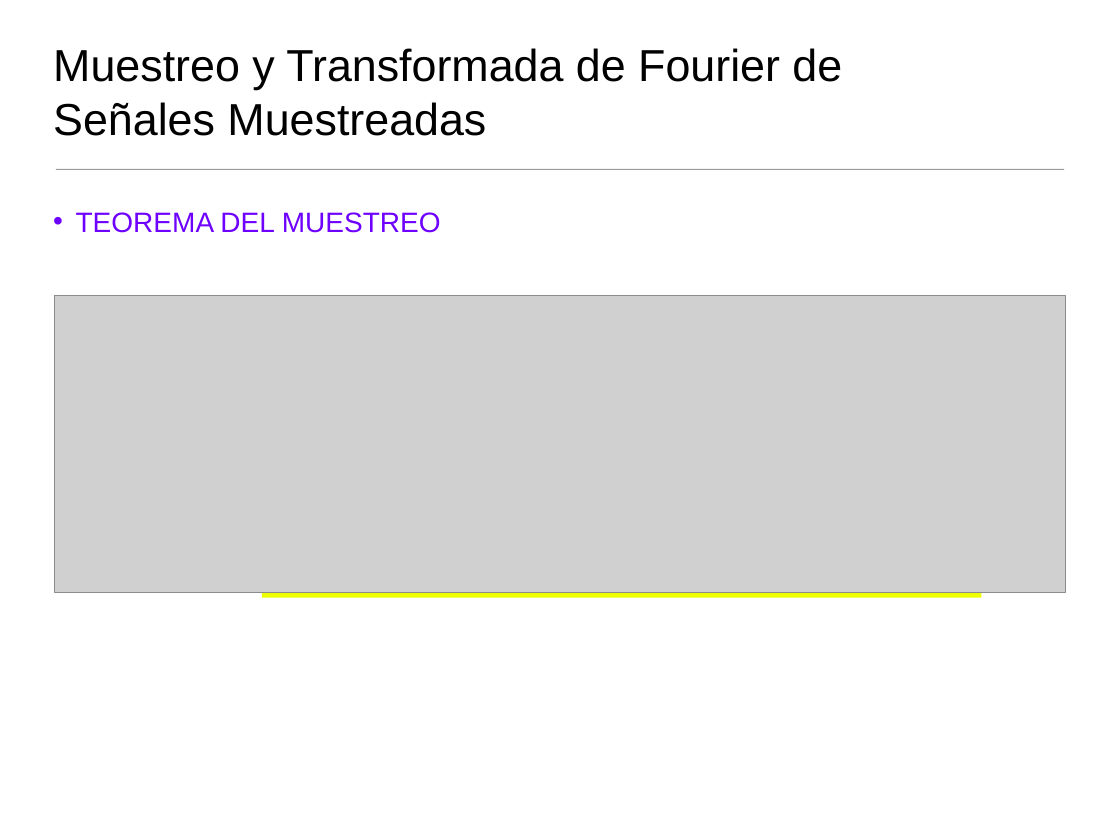
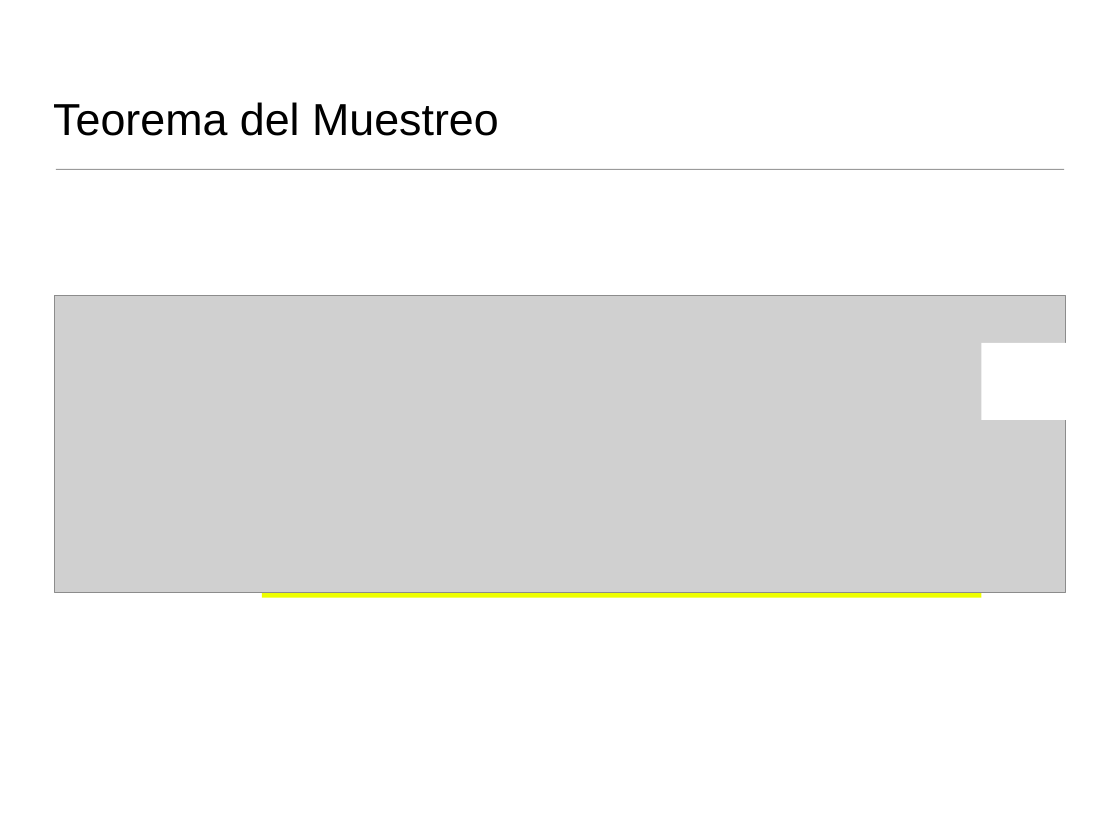
Before and after one commit to domingomery/imagenes, a slide deck: slide 31 of clases/Cap04_Sistemas_Lineales/presentations/IMG04_Fourier1D_Teoria.pptx (slide 36 before the commit). Drawn at 1120x840 pixels with LibreOffice and Linux fonts; fonts in the diff are those of the drawing; grey boxes stand for pictures. Boxes give left, top, right and bottom in pixels: in the first picture for what was removed or moved away, otherwise in the second. Text is boxed around its words. In the diff, an @@ line names an element or a change of style, - is before the commit and + after.

```diff
--- a/clases/Cap04_Sistemas_Lineales/presentations/IMG04_Fourier1D_Teoria.pptx
+++ b/clases/Cap04_Sistemas_Lineales/presentations/IMG04_Fourier1D_Teoria.pptx
@@ title at bbox=[53, 102, 499, 136]: text changed @@
-Muestreo y Transformada de Fourier de
-Señales Muestreadas
+Teorema del Muestreo
@@ text removed at bbox=[76, 212, 441, 233] @@
-• TEOREMA DEL MUESTREO
@@ rectangle added at bbox=[982, 343, 1084, 419], fill #FFFFFF @@
```
Also in this commit, not shown: 23 other slides changed, 9 slides added, 20 slides removed, 14 other files.
